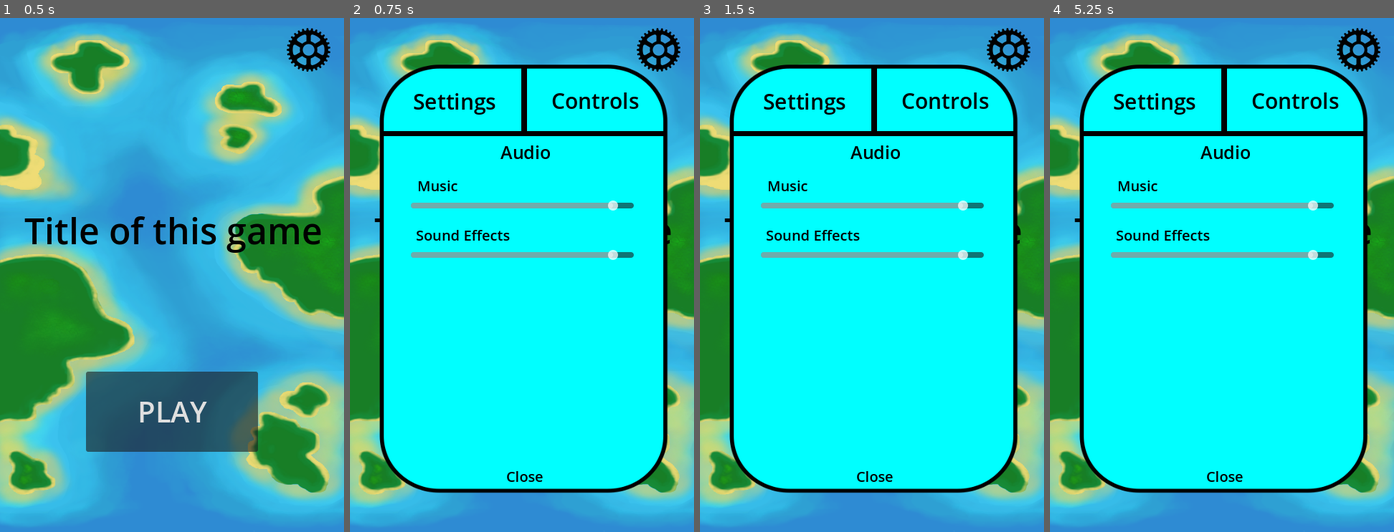
Above: before the commit, frames 1-4 (left to right).
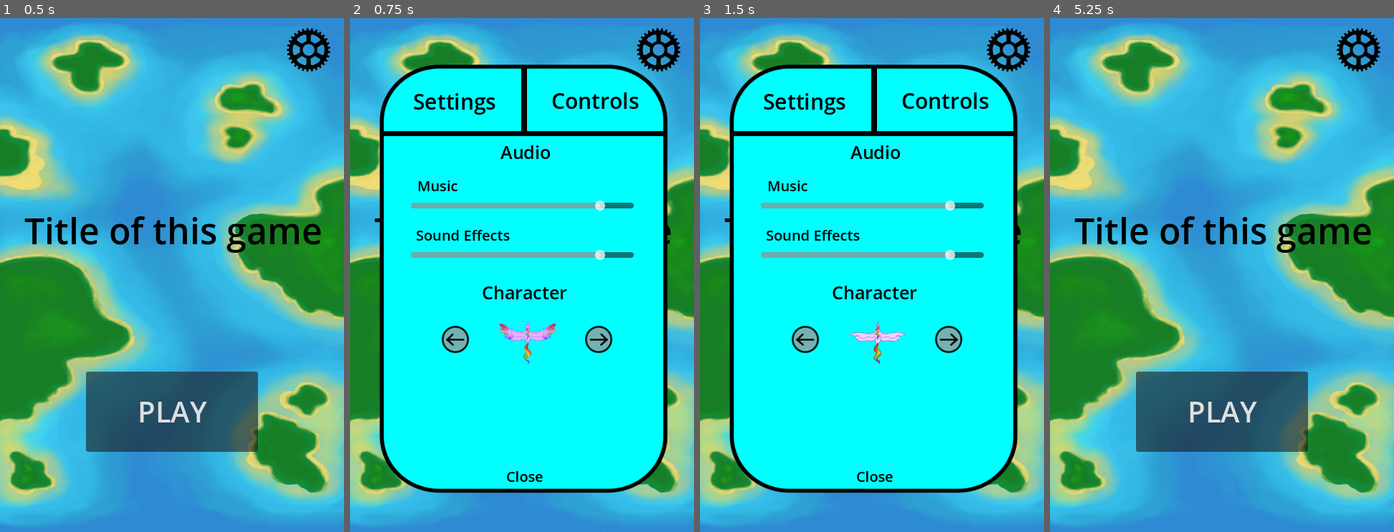
Above: after the commit, the same moments.

Repository: devkinn/rpg_game_jam_11_23
Game: Godot game, scene res://scenes/main.tscn
Two runs of this game, one before a commit and one after it. Both use one fixed random seed, a clock stepped at 60 frames per second and the inputs below.
Inputs (mouse positions are in pixels of both pictures, inside the frame that each line leads up to):
- Up to frame 1 (0.5 s): no input
- Up to frame 2 (0.75 s): click (659, 48) at 0.5 s
- Up to frame 3 (1.5 s): click (806, 341) at 1.27 s
- Up to frame 4 (5.25 s): click (1297, 341) at 2.02 s; click "PLAY" at 2.75 s; click "PLAY" at 3.5 s; click "Gain Exp" at 4.25 s; tap Enter at 5 s; hold D (move_right) from 5.03 s (still down); hold Space (shoot) from 5.03 s (still down)

Frame 1 is identical in both runs. In frame 2, 1.6% of the frame differs, in the area x 26-78%, y 35-68%; in frame 3, 1.5%; in frame 4, 68%, in the area x 8-93%, y 9-93%.

Commit message:
character choice and fix bugs

Diff:
--- a/default_bus_layout.tres
+++ b/default_bus_layout.tres
@@ -1,15 +1,16 @@
 [gd_resource type="AudioBusLayout" format=3 uid="uid://bdvdfokjnfite"]
 
 [resource]
+bus/0/volume_db = 6.02
 bus/1/name = &"Music"
 bus/1/solo = false
 bus/1/mute = false
 bus/1/bypass_fx = false
-bus/1/volume_db = 0.0
+bus/1/volume_db = 6.02
 bus/1/send = &"Master"
 bus/2/name = &"SFX"
 bus/2/solo = false
 bus/2/mute = false
 bus/2/bypass_fx = false
-bus/2/volume_db = 0.0
+bus/2/volume_db = 6.02
 bus/2/send = &"Master"
--- a/scenes/main.tscn
+++ b/scenes/main.tscn
@@ -72,6 +72,7 @@
 [node name="Hit" type="AudioStreamPlayer" parent="Sounds"]
 stream = ExtResource("9_axmau")
 volume_db = -10.0
+bus = &"SFX"
 
 [node name="Background" type="AudioStreamPlayer" parent="Sounds"]
 stream = ExtResource("10_qnfis")
--- a/scenes/player.tscn
+++ b/scenes/player.tscn
@@ -6,7 +6,13 @@
 [ext_resource type="Texture2D" uid="uid://dtbdpoxy7sh2a" path="res://assets/player/Alikorn_2.png" id="3_wwnlv"]
 [ext_resource type="Script" path="res://scripts/player/progression_system.gd" id="3_y6lme"]
 [ext_resource type="Texture2D" uid="uid://docbb4d3cs5yx" path="res://assets/player/Alikorn_3.png" id="4_w5bhi"]
+[ext_resource type="Texture2D" uid="uid://dtb4bjwtdxtmk" path="res://assets/player/Smok.png" id="6_sydq2"]
+[ext_resource type="Texture2D" uid="uid://bbp660npn4uhn" path="res://assets/player/Smok_2.png" id="7_pibuq"]
 [ext_resource type="Script" path="res://scripts/player/weapons/multiple_basic_shot.gd" id="8_54oa0"]
+[ext_resource type="Texture2D" uid="uid://cb10ln17ktdnm" path="res://assets/player/Smok_3.png" id="8_kbdp4"]
+[ext_resource type="Texture2D" uid="uid://c0tgvmfqxb2hl" path="res://assets/player/Pegaz.png" id="9_734s5"]
+[ext_resource type="Texture2D" uid="uid://cdyq5ud1l6pif" path="res://assets/player/Pegaz_2.png" id="10_838e4"]
+[ext_resource type="Texture2D" uid="uid://c1t6b7adj08ua" path="res://assets/player/Pegaz_3.png" id="11_u5exq"]
 
 [sub_resource type="SpriteFrames" id="SpriteFrames_1qtpv"]
 animations = [{
@@ -26,6 +32,40 @@
 "loop": true,
 "name": &"default",
 "speed": 5.0
+}, {
+"frames": [{
+"duration": 1.0,
+"texture": ExtResource("6_sydq2")
+}, {
+"duration": 1.0,
+"texture": ExtResource("7_pibuq")
+}, {
+"duration": 1.0,
+"texture": ExtResource("8_kbdp4")
+}, {
+"duration": 1.0,
+"texture": ExtResource("7_pibuq")
+}],
+"loop": true,
+"name": &"dragon",
+"speed": 5.0
+}, {
+"frames": [{
+"duration": 1.0,
+"texture": ExtResource("9_734s5")
+}, {
+"duration": 1.0,
+"texture": ExtResource("10_838e4")
+}, {
+"duration": 1.0,
+"texture": ExtResource("11_u5exq")
+}, {
+"duration": 1.0,
+"texture": ExtResource("10_838e4")
+}],
+"loop": true,
+"name": &"pegaz",
+"speed": 5.0
 }]
 
 [sub_resource type="CapsuleShape2D" id="CapsuleShape2D_h8rj8"]
@@ -40,7 +80,6 @@
 
 [node name="AnimatedSprite2D" type="AnimatedSprite2D" parent="."]
 sprite_frames = SubResource("SpriteFrames_1qtpv")
-frame_progress = 0.565571
 metadata/_edit_lock_ = true
 
 [node name="CollisionShape2D" type="CollisionShape2D" parent="."]
--- a/scenes/user_interface.tscn
+++ b/scenes/user_interface.tscn
@@ -1,10 +1,12 @@
-[gd_scene load_steps=7 format=3 uid="uid://bpgxrmbbwl7oi"]
+[gd_scene load_steps=9 format=3 uid="uid://bpgxrmbbwl7oi"]
 
 [ext_resource type="Script" path="res://scripts/User_Interface.gd" id="1_jw4f7"]
 [ext_resource type="Texture2D" uid="uid://cm0og8xdpyltm" path="res://assets/backbround/IslandsMap1.png" id="2_b07jj"]
 [ext_resource type="Texture2D" uid="uid://dhqluubyiqw70" path="res://assets/user_interface/ustawienia_tlo.png" id="2_xa0w0"]
 [ext_resource type="Texture2D" uid="uid://cdyueq5h6ek34" path="res://assets/user_interface/pauza.svg" id="3_0a440"]
 [ext_resource type="Texture2D" uid="uid://c1bj7mqr5o8hh" path="res://assets/user_interface/zebatka.png" id="3_7746m"]
+[ext_resource type="Texture2D" uid="uid://budnv7naobwhj" path="res://assets/user_interface/lewo.png" id="4_nem74"]
+[ext_resource type="Texture2D" uid="uid://7gx3qbfatamc" path="res://assets/player/Alikorn.png" id="5_lhlw0"]
 
 [sub_resource type="StyleBoxEmpty" id="StyleBoxEmpty_pucu4"]
 
@@ -35,14 +37,6 @@
 theme_override_font_sizes/font_size = 40
 text = "PLAY"
 
-[node name="ustawienia_button" type="TextureButton" parent="menu_start"]
-layout_mode = 0
-offset_left = 400.0
-offset_top = 16.0
-offset_right = 461.0
-offset_bottom = 77.0
-texture_normal = ExtResource("3_7746m")
-
 [node name="Title" type="Label" parent="menu_start"]
 layout_mode = 0
 offset_left = 34.0
@@ -69,8 +63,8 @@
 layout_mode = 3
 anchor_right = 0.0833333
 anchor_bottom = 0.0555556
-metadata/_edit_group_ = true
-metadata/_edit_use_anchors_ = true
+metadata/_edit_use_anchors_ = true
+metadata/_edit_group_ = true
 
 [node name="tlo_ustawien" type="TextureRect" parent="Ustawienia"]
 layout_mode = 0
@@ -96,6 +90,7 @@
 
 [node name="settings" type="Control" parent="Ustawienia"]
 anchors_preset = 0
+metadata/_edit_use_anchors_ = true
 metadata/_edit_group_ = true
 
 [node name="audio_label" type="Label" parent="Ustawienia/settings"]
@@ -124,7 +119,7 @@
 offset_top = 256.0
 offset_right = 396.0
 offset_bottom = 272.0
-min_value = -80.0
+min_value = -40.0
 max_value = 6.0
 
 [node name="sfx_label" type="Label" parent="Ustawienia/settings"]
@@ -143,8 +138,45 @@
 offset_top = 325.0
 offset_right = 396.0
 offset_bottom = 341.0
-min_value = -80.0
+min_value = -40.0
 max_value = 6.0
+
+[node name="character_label" type="Label" parent="Ustawienia/settings"]
+layout_mode = 1
+offset_left = 184.0
+offset_top = 368.0
+offset_right = 304.0
+offset_bottom = 406.0
+grow_vertical = 2
+theme_override_colors/font_color = Color(0, 0, 0, 1)
+theme_override_font_sizes/font_size = 25
+text = "Character"
+metadata/_edit_use_anchors_ = true
+
+[node name="lewo_button" type="TextureButton" parent="Ustawienia/settings"]
+layout_mode = 0
+offset_left = 128.0
+offset_top = 432.0
+offset_right = 168.0
+offset_bottom = 472.0
+texture_normal = ExtResource("4_nem74")
+
+[node name="prawo_button" type="TextureButton" parent="Ustawienia/settings"]
+offset_left = 328.0
+offset_top = 432.0
+offset_right = 368.0
+offset_bottom = 472.0
+texture_normal = ExtResource("4_nem74")
+flip_h = true
+
+[node name="character" type="TextureRect" parent="Ustawienia/settings"]
+layout_mode = 0
+offset_left = 208.0
+offset_top = 416.0
+offset_right = 288.0
+offset_bottom = 496.0
+texture = ExtResource("5_lhlw0")
+expand_mode = 1
 
 [node name="Controls" type="Control" parent="Ustawienia"]
 visible = false
@@ -476,6 +508,15 @@
 scale = Vector2(-0.724047, 0.565457)
 points = PackedVector2Array(0, 1, 0, 167.927)
 default_color = Color(0, 0, 0, 1)
+
+[node name="ustawienia_button" type="TextureButton" parent="."]
+anchors_preset = -1
+anchor_left = 0.833333
+anchor_top = 0.0222222
+anchor_right = 0.960417
+anchor_bottom = 0.106944
+texture_normal = ExtResource("3_7746m")
+metadata/_edit_use_anchors_ = true
 
 [node name="pause_button" type="TextureButton" parent="."]
 visible = false
@@ -538,10 +579,11 @@
 default_color = Color(0, 0, 0, 1)
 
 [connection signal="pressed" from="menu_start/start_button" to="." method="_on_start_button_pressed"]
-[connection signal="pressed" from="menu_start/ustawienia_button" to="." method="_on_ustawienia_button_pressed"]
 [connection signal="pressed" from="Ustawienia/settings_button" to="." method="_on_settings_button_pressed"]
 [connection signal="value_changed" from="Ustawienia/settings/music_slider" to="." method="_on_music_slider_value_changed"]
 [connection signal="value_changed" from="Ustawienia/settings/sfx_slider" to="." method="_on_sfx_slider_value_changed"]
+[connection signal="pressed" from="Ustawienia/settings/lewo_button" to="." method="_on_lewo_button_pressed"]
+[connection signal="pressed" from="Ustawienia/settings/prawo_button" to="." method="_on_prawo_button_pressed"]
 [connection signal="pressed" from="Ustawienia/Controls/up_bind/edit_button1" to="." method="_on_edit_button_1_pressed"]
 [connection signal="pressed" from="Ustawienia/Controls/down_bind/edit_button2" to="." method="_on_edit_button_2_pressed"]
 [connection signal="pressed" from="Ustawienia/Controls/left_bind/edit_button3" to="." method="_on_edit_button_3_pressed"]
@@ -552,6 +594,7 @@
 [connection signal="pressed" from="Ustawienia/Controls/attackspeeddown_bind/edit_button8" to="." method="_on_edit_button_8_pressed"]
 [connection signal="pressed" from="Ustawienia/controls_button" to="." method="_on_controls_button_pressed"]
 [connection signal="pressed" from="Ustawienia/close_button" to="." method="_on_close_button_pressed"]
+[connection signal="pressed" from="ustawienia_button" to="." method="_on_ustawienia_button_pressed"]
 [connection signal="pressed" from="pause_button" to="." method="_on_texture_button_pressed"]
 [connection signal="pressed" from="menu_pauzy/resume_button" to="." method="_on_resume_button_pressed"]
 [connection signal="pressed" from="menu_pauzy/open_settings_button" to="." method="_on_open_settings_button_pressed"]
--- a/scripts/User_Interface.gd
+++ b/scripts/User_Interface.gd
@@ -2,8 +2,9 @@
 
 signal start_game
 
+@export var external_pause: bool = false
 var e
-var k = false
+var ustawienia_open = false
 
 # Called when the node enters the scene tree for the first time.
 func _ready():
@@ -94,10 +95,12 @@
 	$Ustawienia/Controls/zmien_klawisz.show()
 	e="attack_speed_down"
 
-
+var pausable = false
 func _on_texture_button_pressed():
-	get_tree().paused = not get_tree().paused
-	if(get_tree().paused==true):
+	pausable = not pausable
+	if external_pause == false:
+		get_tree().paused = not get_tree().paused
+	if(pausable==true):
 		$menu_pauzy.show()
 		$pause_button.hide()
 		$pause_button.texture_normal = ResourceLoader.load("res://assets/user_interface/play.svg")
@@ -109,19 +112,20 @@
 		$pause_button.show()
 		$Ustawienia.hide()
 
-
-
 func _on_close_button_pressed():
 	if get_tree().paused == true:
 		$Ustawienia.hide()
 		$menu_pauzy.show()
 	else:
 		$Ustawienia.hide()
+		ustawienia_open=false
 
 
 
 func _on_resume_button_pressed():
-	get_tree().paused = false
+	if external_pause == false:
+		get_tree().paused = false
+	pausable = false
 	$menu_pauzy.hide()
 	$pause_button.hide()
 	$pause_button.texture_normal = ResourceLoader.load("res://assets/user_interface/pauza.svg")
@@ -141,12 +145,17 @@
 	AudioServer.set_bus_volume_db(AudioServer.get_bus_index("SFX"),value)
 
 func _on_start_button_pressed():
+	$ustawienia_button.hide()
 	$pause_button.show()
 	$menu_start.hide()
 	start_game.emit()
 
 func _on_ustawienia_button_pressed():
-	$Ustawienia.show()
+	ustawienia_open = not ustawienia_open
+	if ustawienia_open==true:
+		$Ustawienia.show()
+	else:
+		$Ustawienia.hide()
 
 func game_over():
 	$menu_start.show()
@@ -154,3 +163,22 @@
 	$menu_start/Title2.show()
 	$menu_start/start_button.text = "PLAY AGAIN"
 	$pause_button.hide()
+	$ustawienia_button.show()
+
+var postac = ["default","dragon","pegaz"]
+var obrazek = ["res://assets/player/Alikorn.png","res://assets/player/Smok.png","res://assets/player/Pegaz.png"]
+var i = 0
+func _on_lewo_button_pressed():
+	i=i-1
+	if(i<0):
+		i=2
+	$Ustawienia/settings/character.texture = ResourceLoader.load(obrazek[i])
+	get_parent().get_node("Player").get_node("AnimatedSprite2D").animation = postac[i]
+
+
+func _on_prawo_button_pressed():
+	i=i+1
+	if(i>2):
+		i=0
+	$Ustawienia/settings/character.texture = ResourceLoader.load(obrazek[i])
+	get_parent().get_node("Player").get_node("AnimatedSprite2D").animation = postac[i]
--- a/scripts/main.gd
+++ b/scripts/main.gd
@@ -34,12 +34,18 @@
 	projectile.set_script(load("res://scripts/player/projectile.gd"))
 	player.get_node("Immunity").stop()
 	player.position = player_start_position.position
+	spawn.stop()
 	music.stop()
+	gets_harder.stop()
+	spawn.wait_time = 3
 	hardnes = 0
+	get_tree().call_group("enemies","queue_free")
 
 
 
 func start_game():
+	player.Health = 3
+	player.position = player_start_position.position
 	spawn.start()
 	gets_harder.start()
 	if(!music.playing):
--- a/scripts/player/player_controller.gd
+++ b/scripts/player/player_controller.gd
@@ -73,6 +73,7 @@
 
 func upgrade_player(upgrade) -> void:
 
+	get_parent().get_node("User_Interface").external_pause = false
 	if UpgradeDb.UPGRADES[upgrade]["type"] == "weapon":
 		projectile.set_script(load(UpgradeDb.UPGRADES[upgrade]["script_path"]))
 	elif UpgradeDb.UPGRADES[upgrade]["type"] == "ability":
@@ -118,6 +119,7 @@
 		upgrade_screen_ui.get_child(0).add_child(option_choice)
 		options += 1
 	get_tree().paused = true
+	get_parent().get_node("User_Interface").external_pause = true
 
 func _on_button_pressed() -> void:
 	progression_system.add_xp(randi_range(3, 5))
Binary file added: assets/user_interface/lewo.png
Not shown, added: assets/user_interface/lewo.png.import
Not shown: 1 places in scenes/player.tscn that only renumber resources
